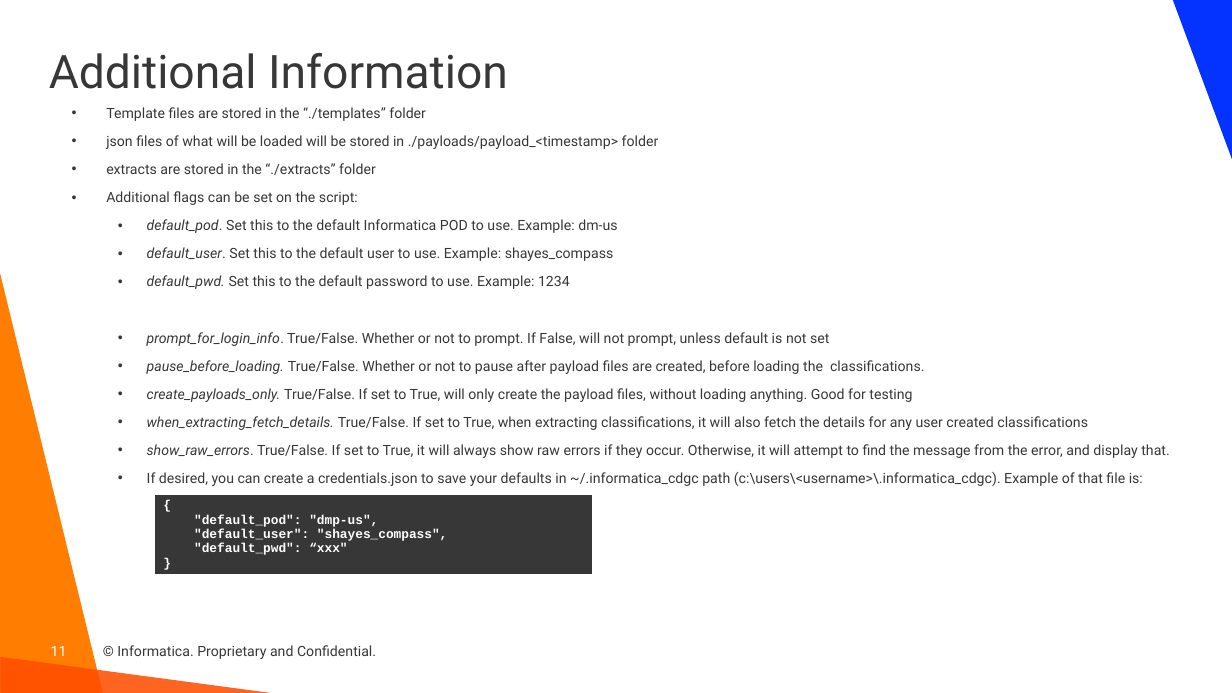
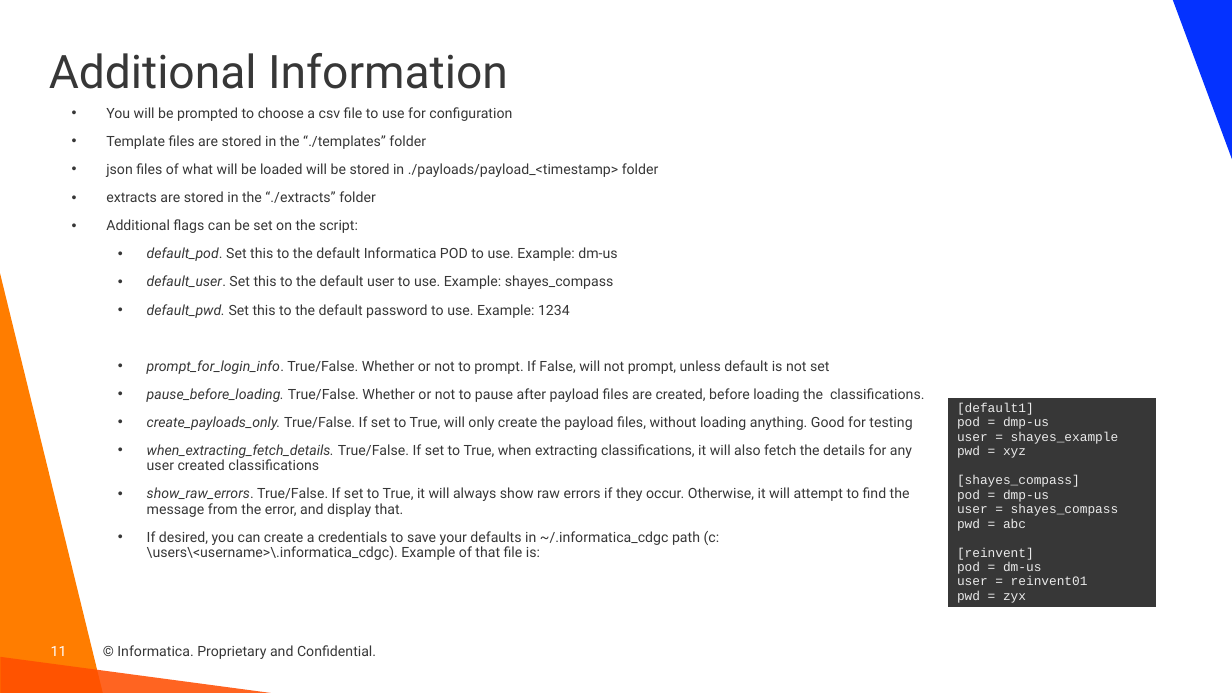
Before and after one commit to haystraw/Informatica_Simple_Classification_Creator, a slide deck: slide 11 of Simple Classification Creator.pptx. Drawn at 1232x693 pixels with LibreOffice and Linux fonts; fonts in the diff are those of the drawing; background and template pictures are left out. Boxes give left, top, right and bottom in pixels: in the first picture for what was removed or moved away, otherwise in the second. Text is boxed around its words. In the diff, an @@ line names an element or a change of style, - is before the commit and + after.

Commit message:
Version 20241125 Included use of credentials file. Included prompt for config csv file

```diff
--- a/Simple Classification Creator.pptx
+++ b/Simple Classification Creator.pptx
@@ text at (106,107,512,121): paragraph added @@
+• You will be prompted to choose a csv file to use for configuration
@@ table added at (948,397,1157,622), 1 rows, 1 columns @@
+[default1] / pod = dmp-us / user = shayes_example / pwd = xyz / [shayes_compass] / pod = dmp-us / user = shayes_compass / pwd = abc / [reinvent] / pod = dm-us / user = reinvent01 / pwd = zyx
@@ table removed at (154,494,593,580), 1 rows, 1 columns @@
-{ / "default_pod": "dmp-us", / "default_user": "shayes_compass", / "default_pwd": “xxx" / }
@@ text at (147,531,720,560): text changed @@
-  • If desired, you can create a credentials.json to save your defaults in ~/.informatica_cdgc path (c:\users\<username>\.informatica_cdgc). Example of that file is:
+  • If desired, you can create a credentials to save your defaults in ~/.informatica_cdgc path (c:\users\<username>\.informatica_cdgc). Example of that file is:
```
Also in this commit, not shown: 1 other slide changed, 1 other file.
